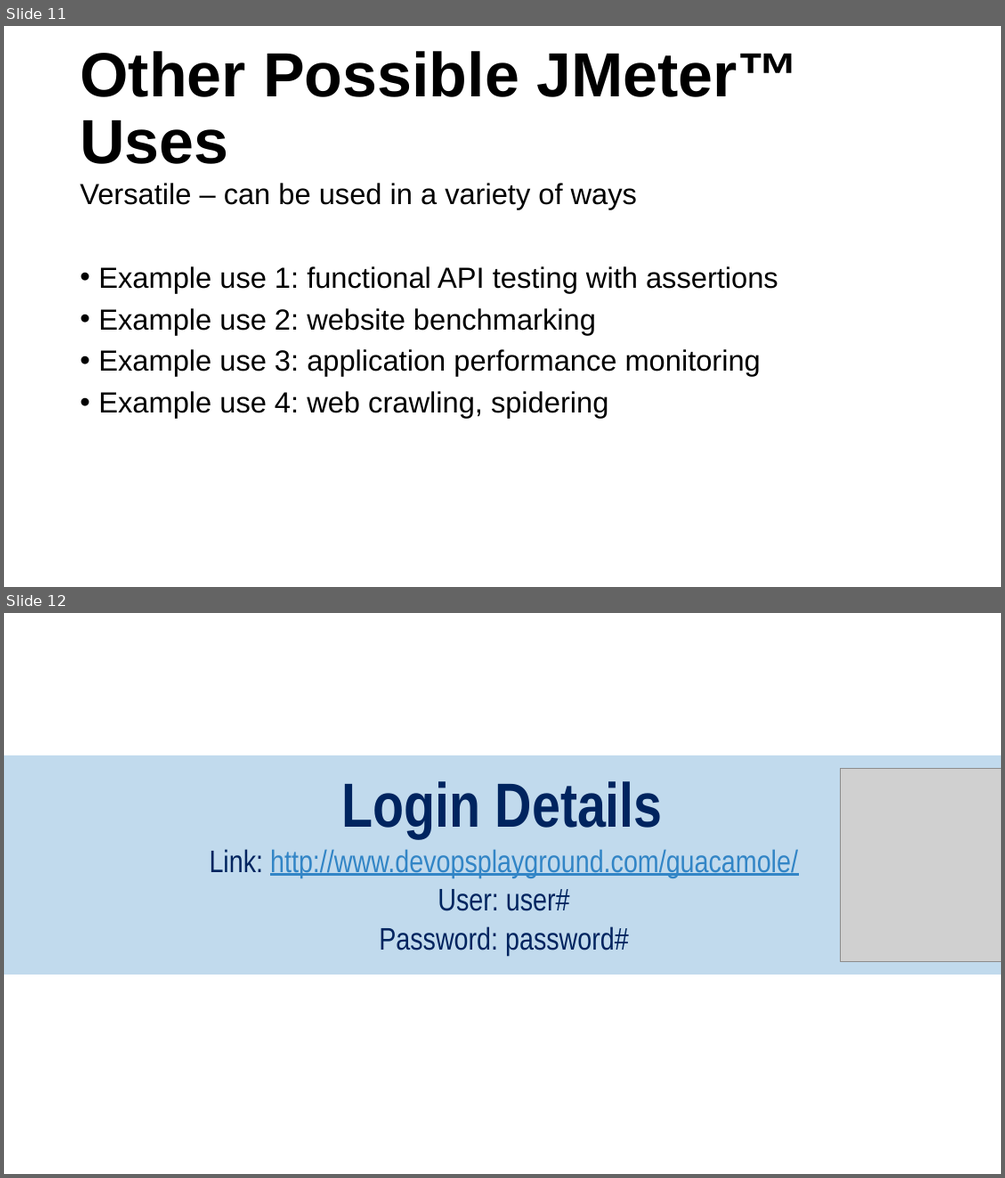
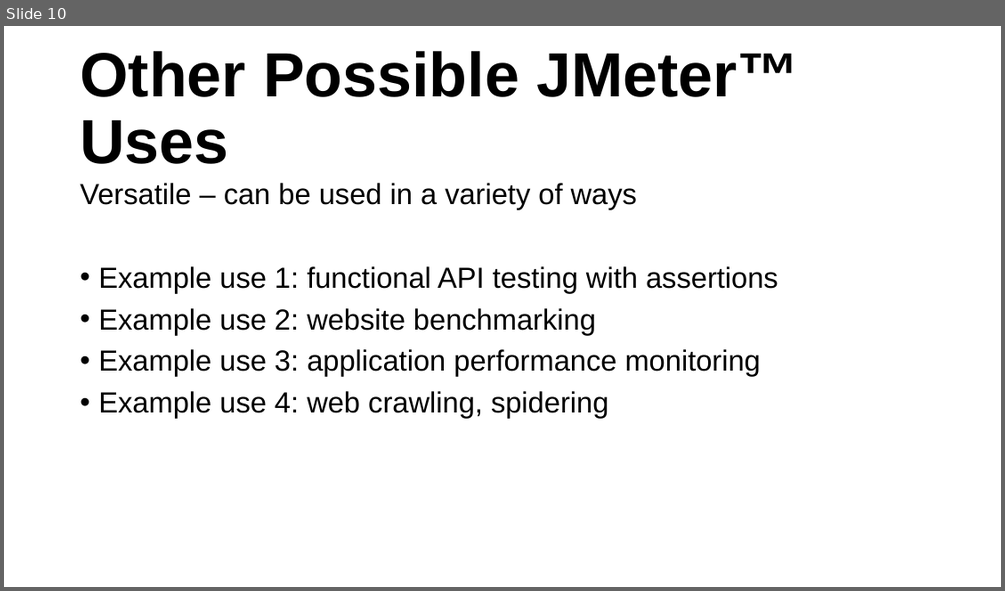
Before and after one commit to DevOpsPlayground/Hands-on-with-JMeter, a slide deck: 190625 DevOps Playground Jmeter Boris Levanov.pptx. Shown one above the other, each under a label of ours: slides 11 and 12 before the commit, slide 10 after it. The pictures are 1005x1178 and 1005x591 pixels, drawn with LibreOffice and Linux fonts; fonts in the diff are those of the drawing; grey boxes stand for pictures; background and template pictures are left out. Boxes give left, top, right and bottom in pixels: in the first picture for what was removed or moved away, otherwise in the second. Text is boxed around its words. In the diff, an @@ line names an element or a change of style, - is before the commit and + after.

```diff
--- a/190625 DevOps Playground Jmeter Boris Levanov.pptx
+++ b/190625 DevOps Playground Jmeter Boris Levanov.pptx
@@ slide 12 removed at [4, 613, 1001, 1174], background picture (left out) @@
@@ rectangle removed at [4, 755, 1001, 974] @@
@@ picture removed at [841, 768, 1001, 962] @@
@@ text removed at [210, 781, 798, 956] @@
-Login Details
-  Link: http://www.devopsplayground.com/guacamole/
-  User: user#
-  Password: password#
@@ what was slide 11 is now slide 10 @@
```
Also in this commit, not shown: 1 slide changed, 1 other slide removed.
